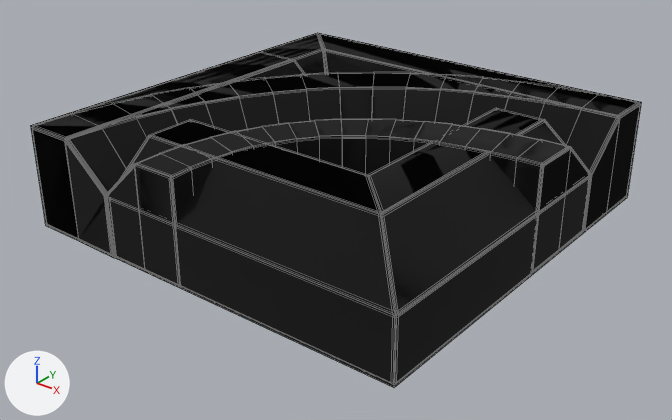
Renders of the OBJ model Maya Assets/scenes/Inside_Bend_LP.obj from each side of a commit.
Rendered twice from a 50 mm lens placed at (6.0, -4.4, 3.94), pointed at (1.05, 1.79, 0.11). Lighting does not change. The marker at lower left points along +X, +Y and +Z. Mesh edges are drawn as thin lines. Where no turn or scale is listed for an object, it has been applied to the vertices. Vertices at the same position are counted once.

In view in the first picture: 'Inside_Bend_LP'.
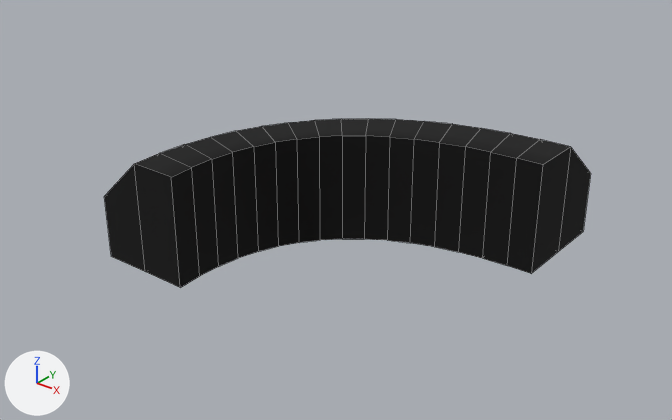
What differs and where, as boxes [x1, y1, x2, y2] in the pictures (672 x 420 px):
'Inside_Bend_LP', reshaped (20% narrower, 52% shorter)
    before: [31, 33, 641, 387]
    after: [104, 119, 591, 288]
part 1 of me_inside_bend_lp, deleted (black)
    before: [31, 33, 641, 387]
part 2 of me_inside_bend_lp, deleted (black)
    before: [35, 52, 303, 237]

Edits to the bpy script that builds the scene:
```text
Change me_inside_bend_lp:
    where me_inside_bend_lp.from_pydata(...)  # 1674 vertices, 1674 faces; spans x -1.0..3.0, y -0.01..4.0, z 0.0..1.02
    used by ob_inside_bend_lp; location = (0.0, 0.0, 0.0)
    me_inside_bend_lp part 1: the loose piece of 990 vertices spanning x -1.0..3.0, y -0.01..4.0, z 0.0..1.0 is deleted
    me_inside_bend_lp part 2: the loose piece of 128 vertices spanning x -1.0..0.0, y 0.0..3.0, z 0.0..1.0 is deleted
```
